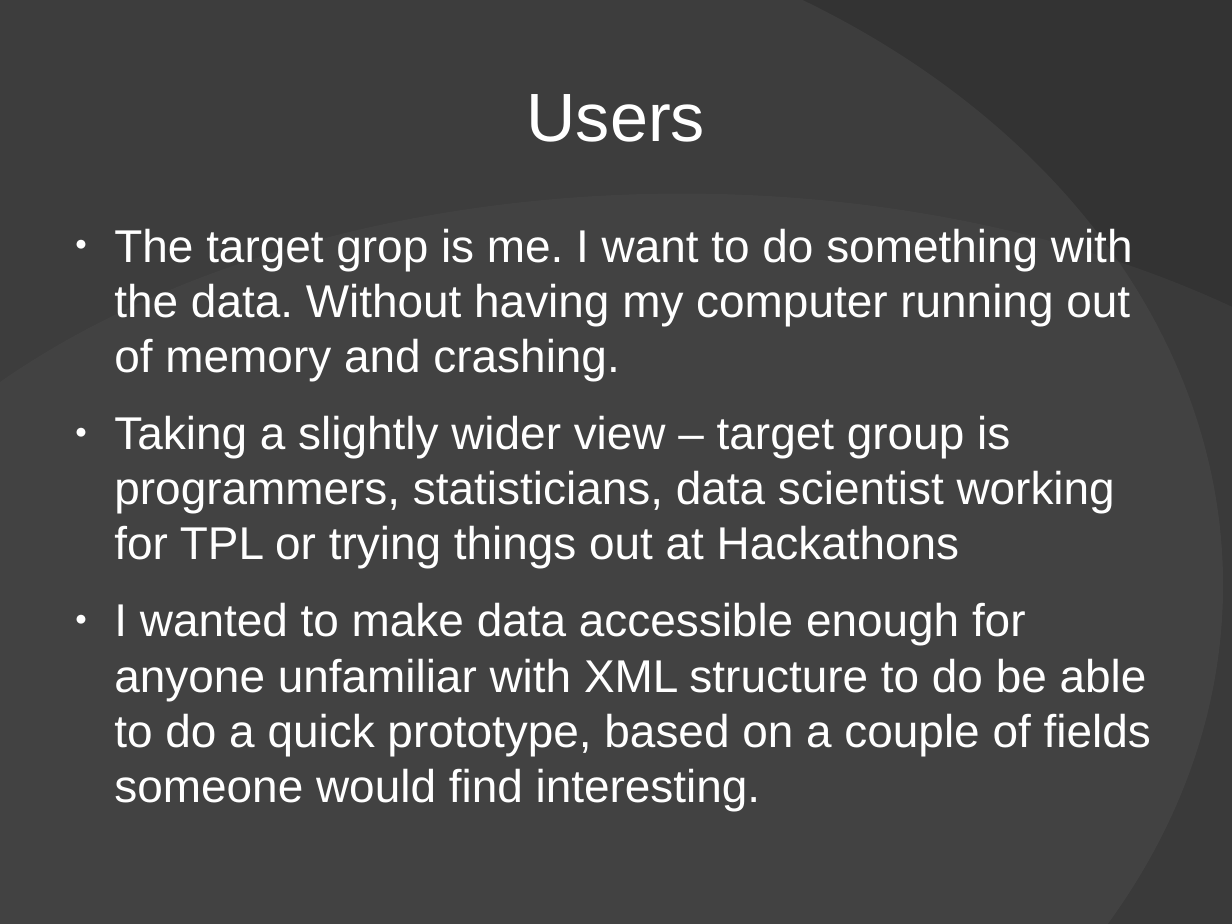
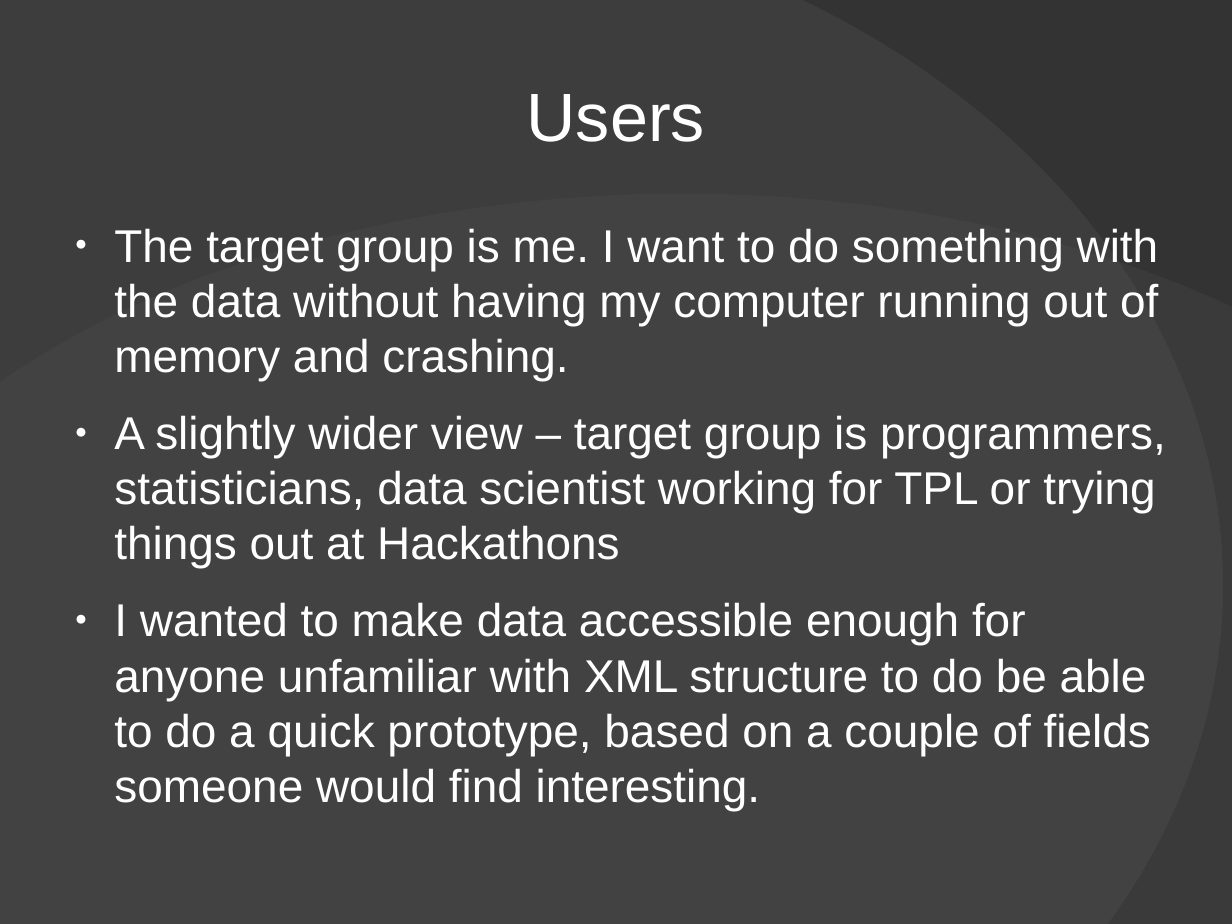
Before and after one commit to avolkov/tpl-hackathon-xml2json, a slide deck: slide 3 of documentation/TPL_Hackathon_presentation.odp. Drawn at 1232x924 pixels with LibreOffice and Linux fonts; fonts in the diff are those of the drawing; background and template pictures are left out. Boxes give left, top, right and bottom in pixels: in the first picture for what was removed or moved away, otherwise in the second. Text is boxed around its words. In the diff, an @@ line names an element or a change of style, - is before the commit and + after.

Commit message:
Updated presentation.

```diff
--- a/documentation/TPL_Hackathon_presentation.odp
+++ b/documentation/TPL_Hackathon_presentation.odp
@@ text at (x1=114, y1=228, x2=1166, y2=568): text changed @@
-● The target grop is me. I want to do something with the data. Without having my computer running out of memory and crashing.
-● Taking a slightly wider view – target group is programmers, statisticians, data scientist working for TPL or trying things out at Hackathons
+● The target group is me. I want to do something with the data without having my computer running out of memory and crashing.
+● A slightly wider view – target group is programmers, statisticians, data scientist working for TPL or trying things out at Hackathons
```
Also in this commit, not shown: 2 other slides changed.
